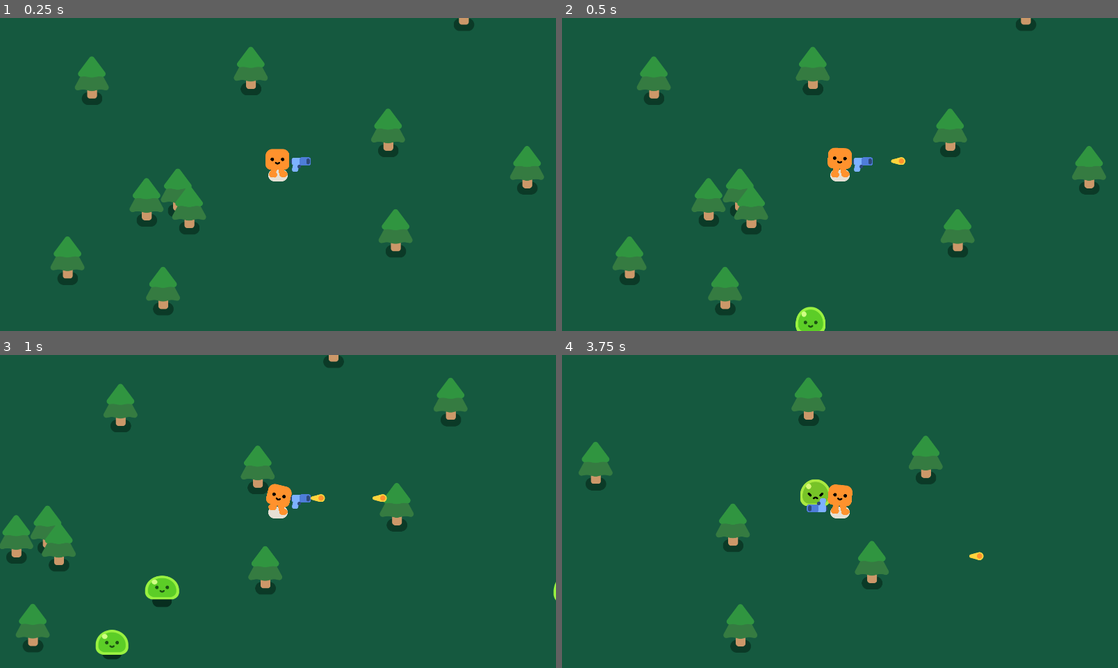
Above: before the commit, frames 1-4 (two rows, left to right).
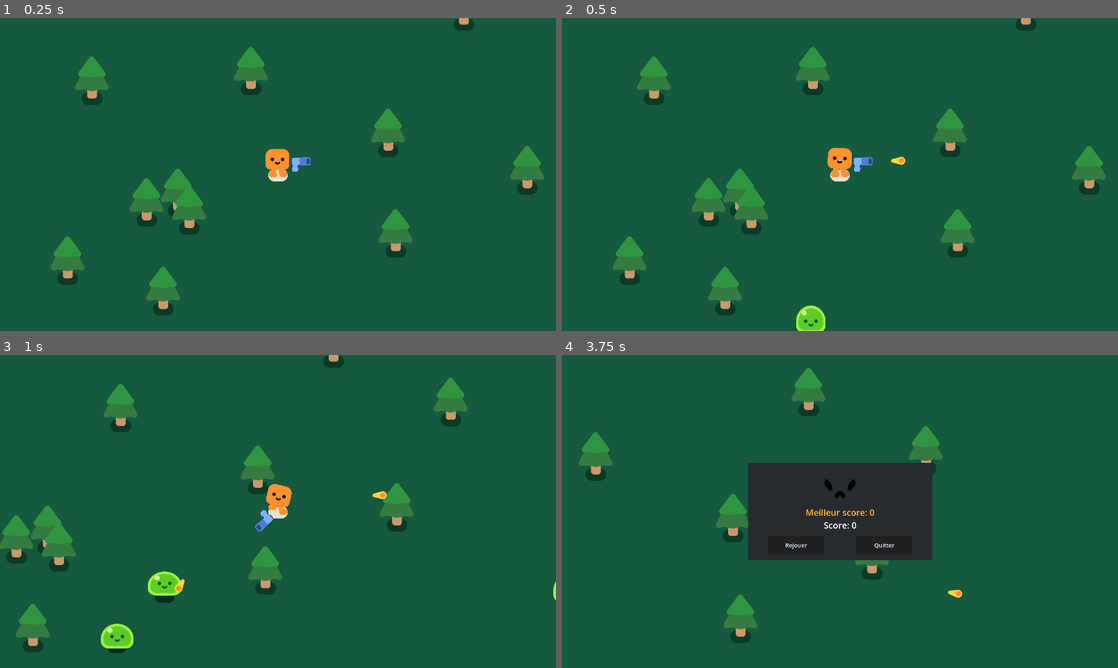
Above: after the commit, the same moments.

Repository: ava-hip/WIP-survivorgame
Game: Godot game, scene res://game.tscn
Same seed, same stepped clock (60 frames per second), same inputs: the game is played once before the commit and once after it.
Inputs:
- Up to frame 1 (0.25 s): no input
- Up to frame 2 (0.5 s): no input
- Up to frame 3 (1 s): hold D (move_right) from 0.53 s (still down)
- Up to frame 4 (3.75 s): release D (move_right) at 1.28 s; hold S (move_down) 1.28-2 s; click "Rejouer" at 2 s; hold D (move_right) 2.78-3.53 s; hold W (move_up) from 3.53 s (still down)

Frame 1 is identical in both runs. In frame 2, 0.1% of the frame differs, in the area x 42-62%, y 44-100%; in frame 3, 1.2%; in frame 4, 14%, in the area x 3-76%, y 4-96%.

Commit message:
feat: + de balles en fonction du score

Diff:
--- /dev/null
+++ b/scenes/bullet_2.tscn
@@ -0,0 +1,58 @@
+[gd_scene load_steps=4 format=3 uid="uid://dcykgpv1034xc"]
+
+[ext_resource type="Texture2D" uid="uid://dftkbqwsfd68r" path="res://assets/pistol/projectile.png" id="2_qp30k"]
+
+[sub_resource type="GDScript" id="GDScript_rc6mw"]
+script/source = "extends Area2D
+
+var travelled_distance = 0
+
+func _physics_process(delta):
+	const RANGE = 1200
+	var speed = 1200
+
+	if GameoverInterface.score < 5:
+		speed = 1200
+	elif GameoverInterface.score < 15 && GameoverInterface.score > 5:
+		speed = 1500
+	elif GameoverInterface.score < 30 && GameoverInterface.score > 15:
+		speed = 2000
+	elif GameoverInterface.score < 50 && GameoverInterface.score > 30:
+		speed = 2500
+	else:
+		speed = 3500
+
+	var direction = Vector2.RIGHT.rotated(rotation)
+	position += direction * speed * delta
+
+	travelled_distance += speed * delta
+	if travelled_distance > RANGE:
+		queue_free()
+
+
+func _on_body_entered(body):
+	queue_free()
+	if body.has_method(\"take_damage\") :
+		body.take_damage()
+
+"
+
+[sub_resource type="CircleShape2D" id="CircleShape2D_4rkde"]
+radius = 15.0
+
+[node name="Bullet" type="Area2D"]
+top_level = true
+position = Vector2(-10, 1)
+collision_layer = 0
+collision_mask = 3
+script = SubResource("GDScript_rc6mw")
+
+[node name="Projectile" type="Sprite2D" parent="."]
+position = Vector2(-3, -2)
+texture = ExtResource("2_qp30k")
+
+[node name="CollisionShape2D" type="CollisionShape2D" parent="."]
+position = Vector2(9, -1)
+shape = SubResource("CircleShape2D_4rkde")
+
+[connection signal="body_entered" from="." to="." method="_on_body_entered"]
--- a/scripts/bullet.gd
+++ b/scripts/bullet.gd
@@ -17,7 +17,6 @@
 	else:
 		speed = 3500
 
-
 	var direction = Vector2.RIGHT.rotated(rotation)
 	position += direction * speed * delta
 
--- a/scripts/gun.gd
+++ b/scripts/gun.gd
@@ -1,4 +1,6 @@
 extends Area2D
+
+@onready var precision = 0.2
 
 func _physics_process(delta):
 	var enemies_in_range = get_overlapping_bodies()
@@ -7,12 +9,23 @@
 		look_at(target_enemy.global_position)
 
 func shoot():
+	#Instanciation de la balle
 	const BULLET = preload("res://scenes/bullet.tscn")
 	var new_bullet = BULLET.instantiate()
+
+	#Placement de la balle dans le gun et alignement avec shooting point
 	%ShootingPoint.add_child(new_bullet)
-	new_bullet.global_transform = %ShootingPoint.global_transform
-
+	new_bullet.global_position = %ShootingPoint.global_position
+	new_bullet.global_rotation = %ShootingPoint.global_rotation + randf_range(-precision, precision)
 
 
 func _on_timer_timeout():
-	shoot()
+	if GameoverInterface.score < 10:
+		shoot()
+	elif GameoverInterface.score > 10 && GameoverInterface.score < 50:
+		shoot()
+		shoot()
+	else:
+		shoot()
+		shoot()
+		shoot()
--- a/scripts/mob.gd
+++ b/scripts/mob.gd
@@ -1,15 +1,17 @@
 extends CharacterBody2D
 
-var health = 3
 @onready var player = get_node("/root/Game/Player")
 @onready var score = 0
+
+var health = 3
+var speed = randf_range(6.0,7.5)*100
 
 func _ready():
 	%Slime.play_walk()
 
 func _physics_process(delta):
 	var direction = global_position.direction_to(player.global_position)
-	velocity = direction * 600
+	velocity = direction * speed
 	move_and_slide()
 
 func take_damage():
